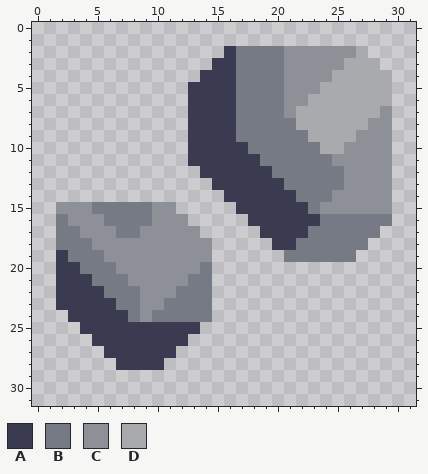
Two versions of one pixel-art sprite, main/assets-raw/sprites/blocks/environment/ore/ore-silicon3.png. The first picture shows the starting point.
The file is 32x32 pixels.
Palette (. is transparent): A #3a3a50  B #767a84  C #8e9097  D #a8aaae
New version:
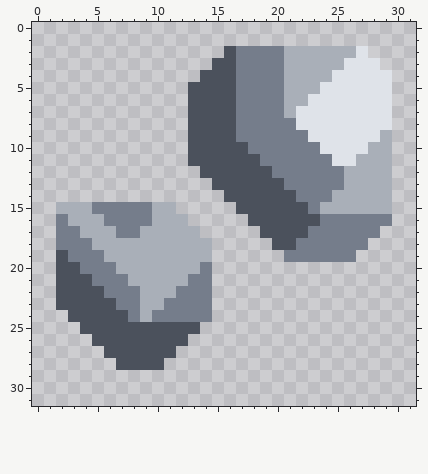
The edit:
@@ palette @@
-A #3a3a50
+A #4b515c
-B #767a84
+B #757d8b
-C #8e9097
+C #a9afb8
-D #a8aaae
+D #dfe3e9
@@ x 23..31 @@
  6 DDDDDDD..
- 7 DDDDDDC..
- 8 DDDDDCC..
- 9 DDDDCCC..
-10 BDDCCCC..
-11 BBCCCCC..
+ 7 DDDDDDD..
+ 8 DDDDDDD..
+ 9 DDDDDDC..
+10 BDDDDCC..
+11 BBDDCCC..
 12 BBBCCCC..
Changed places in both pictures, as pixel boxes (x1, y1, x2, y2):
changed: (56, 46, 392, 370)
